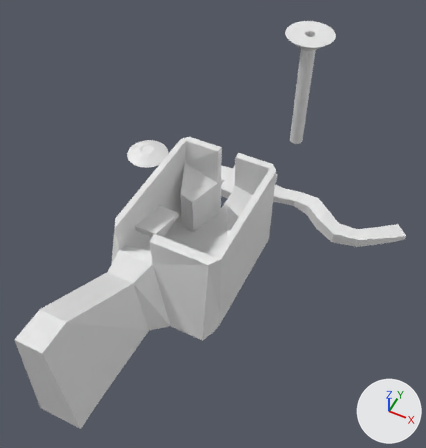
Renders of the Blender file GodotProject/VisualAssets/Blender/Level5.blend from each side of a commit.
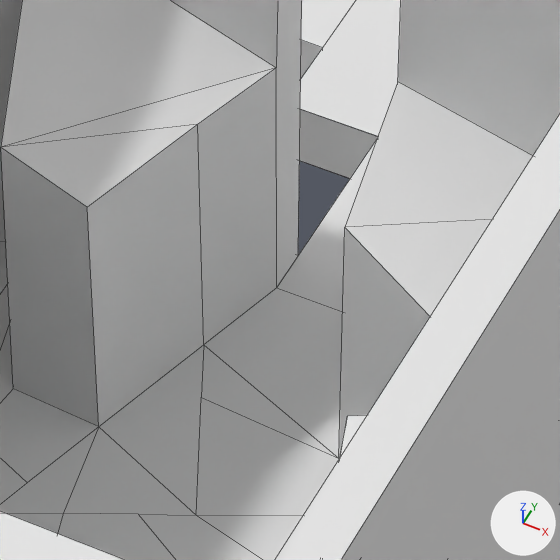
Each version appears first whole from a 50 mm camera at (7.18, -17.95, 19.09) aimed at (-0.13, -3.33, 0.81), and next in a close-up on the part from 42% to 60% of the width and 39% to 56% of the height. Every picture has the same lights, and +X, +Y and +Z are marked at lower right. The close-ups show mesh edges as thin lines.
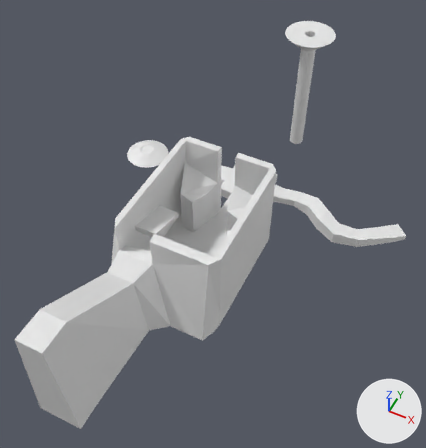
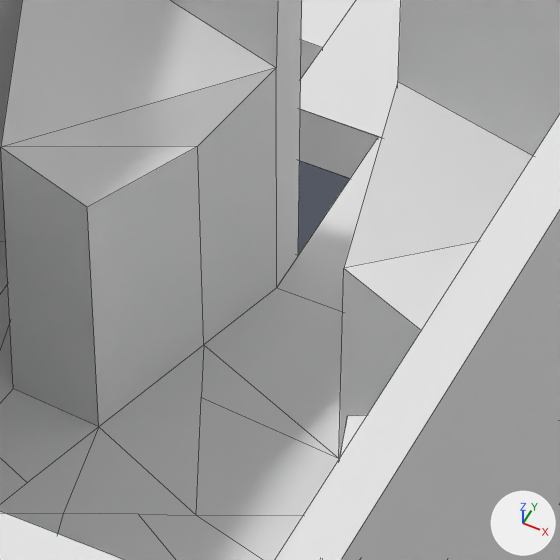
Location of each change, (x1, y1, x2, y2) in pixels of the close-ups (560 x 560 px; the box of a moved part takes in the faces that stretch with it):
part 1 of me_cube, moved or reshaped
    both: (2, 68, 532, 457)

The change, as a diff of the scene's bpy script:
```diff
--- a/GodotProject/VisualAssets/Blender/Level5.blend.py
+++ b/GodotProject/VisualAssets/Blender/Level5.blend.py
@@ me_cube @@
 me_cube.from_pydata(...)  # 189 vertices, 183 faces, 1 loose edge; spans x -3.81..7.2, y -12.77..1.0, z 0.0..4.72
 # used by ob_cube; location = (0.0, 0.0, 0.0)
-me_cube.vertices[153].co = (0.53, -3.41, 2.33)  # pixel (344, 227)
-me_cube.vertices[157].co = (-0.56, -2.98, 2.23)  # pixel (197, 124)
+# me_cube part 1
+me_cube.vertices[153].co = (0.53, -3.41, 2.02)  # pixel (343, 268)
+me_cube.vertices[157].co = (-0.56, -2.98, 2.06)  # pixel (197, 146)
 me_cube.materials.append(mat_grass)
```
